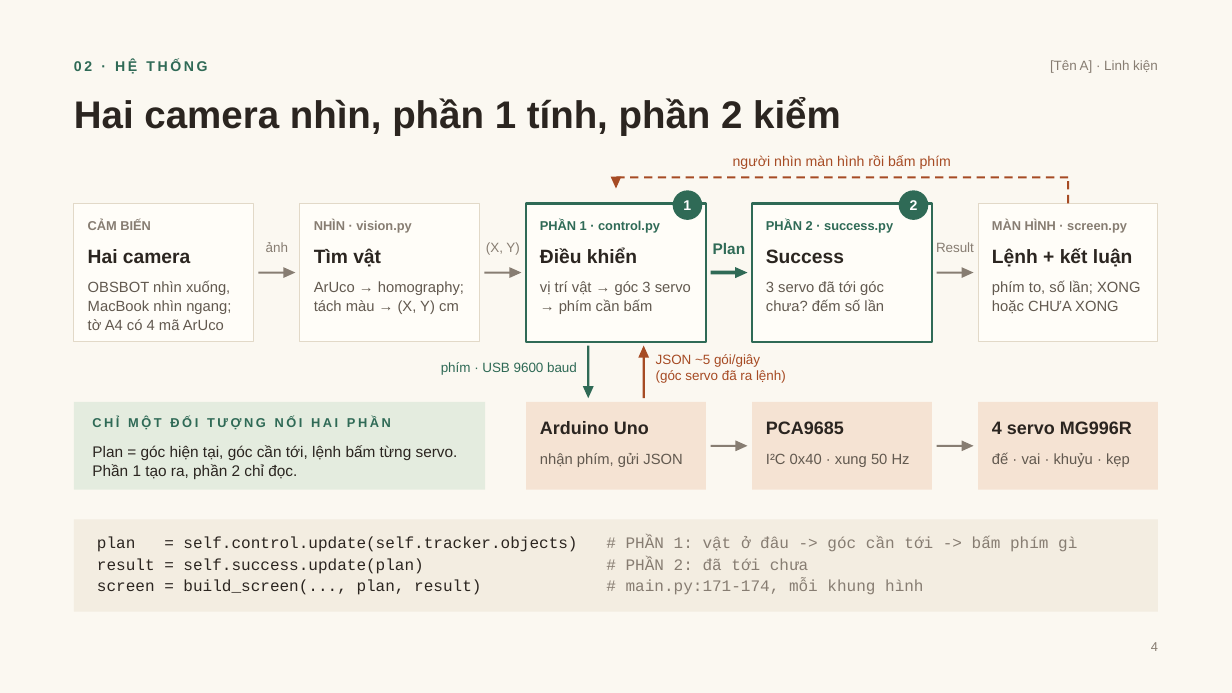
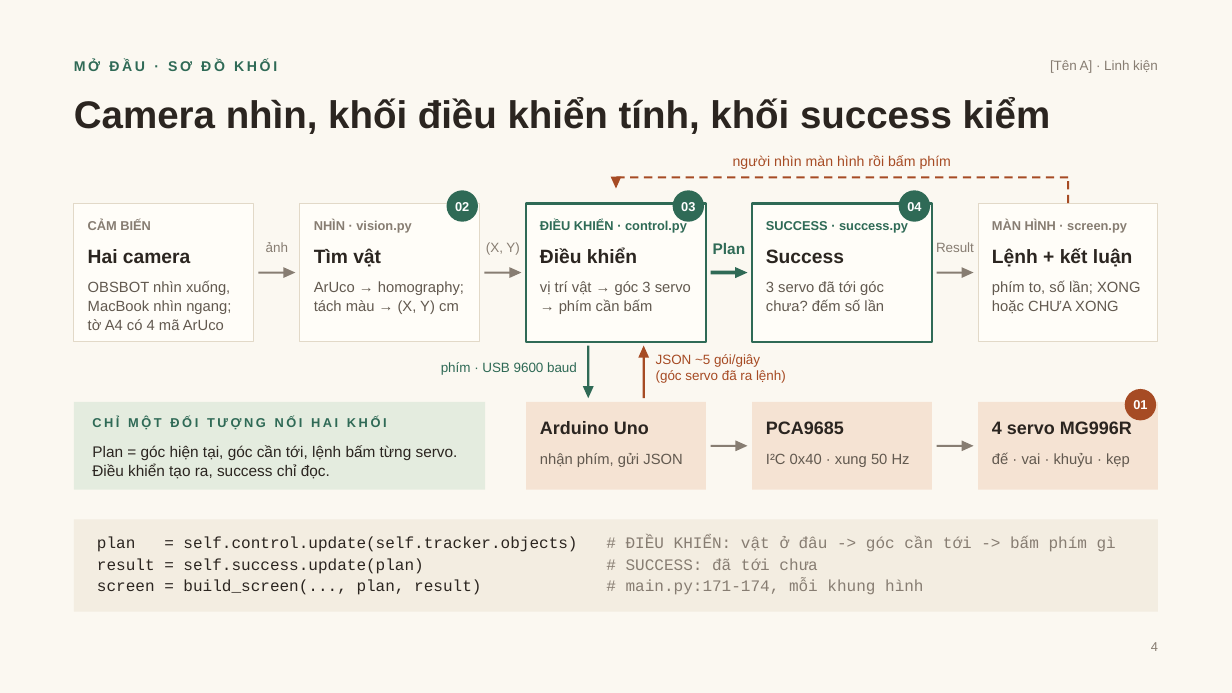
Before and after one commit to DuongNAD/Project_IoT, a slide deck: slide 4 of slides/Project_IoT_ThuyetTrinh.pptx. Drawn at 1232x693 pixels with LibreOffice and Linux fonts; fonts in the diff are those of the drawing. Boxes give left, top, right and bottom in pixels: in the first picture for what was removed or moved away, otherwise in the second. Text is boxed around its words. In the diff, an @@ line names an element or a change of style, - is before the commit and + after.

```diff
--- a/slides/Project_IoT_ThuyetTrinh.pptx
+++ b/slides/Project_IoT_ThuyetTrinh.pptx
@@ text at box(74, 59, 277, 71): text changed @@
-02 · HỆ THỐNG
+MỞ ĐẦU · SƠ ĐỒ KHỐI
@@ text at box(74, 97, 1051, 134): text changed @@
-Hai camera nhìn, phần 1 tính, phần 2 kiểm
+Camera nhìn, khối điều khiển tính, khối success kiểm
@@ ellipse added at box(446, 190, 478, 222), fill #2F6A56, 10 pt, text #FFFFFF, bold @@
+02
@@ ellipse removed at box(673, 190, 702, 220) @@
-1
@@ ellipse added at box(673, 190, 704, 222), fill #2F6A56, 10 pt, text #FFFFFF, bold @@
+03
@@ ellipse removed at box(899, 190, 929, 220) @@
-2
@@ ellipse added at box(899, 190, 931, 222), fill #2F6A56, 10 pt, text #FFFFFF, bold @@
+04
@@ text at box(540, 220, 687, 233): text changed @@
-PHẦN 1 · control.py
+ĐIỀU KHIỂN · control.py
@@ text at box(766, 221, 908, 233): text changed @@
-PHẦN 2 · success.py
+SUCCESS · success.py
@@ ellipse added at box(1125, 389, 1156, 421), fill #A64B24, 10 pt, text #FFFFFF, bold @@
+01
@@ text at box(92, 417, 387, 430): text changed @@
-CHỈ MỘT ĐỐI TƯỢNG NỐI HAI PHẦN
+CHỈ MỘT ĐỐI TƯỢNG NỐI HAI KHỐI
@@ text at box(92, 445, 458, 479): text changed @@
-Plan = góc hiện tại, góc cần tới, lệnh bấm từng servo. Phần 1 tạo ra, phần 2 chỉ đọc.
+Plan = góc hiện tại, góc cần tới, lệnh bấm từng servo. Điều khiển tạo ra, success chỉ đọc.
@@ text at box(97, 536, 1116, 570): text changed @@
-plan = self.control.update(self.tracker.objects) # PHẦN 1: vật ở đâu -> góc cần tới -> bấm phím gì
-result = self.success.update(plan) # PHẦN 2: đã tới chưa
+plan = self.control.update(self.tracker.objects) # ĐIỀU KHIỂN: vật ở đâu -> góc cần tới -> bấm phím gì
+result = self.success.update(plan) # SUCCESS: đã tới chưa
```
Also in this commit, not shown: 13 other slides changed, 10 slides added, 1 slide removed, 30 other files.
